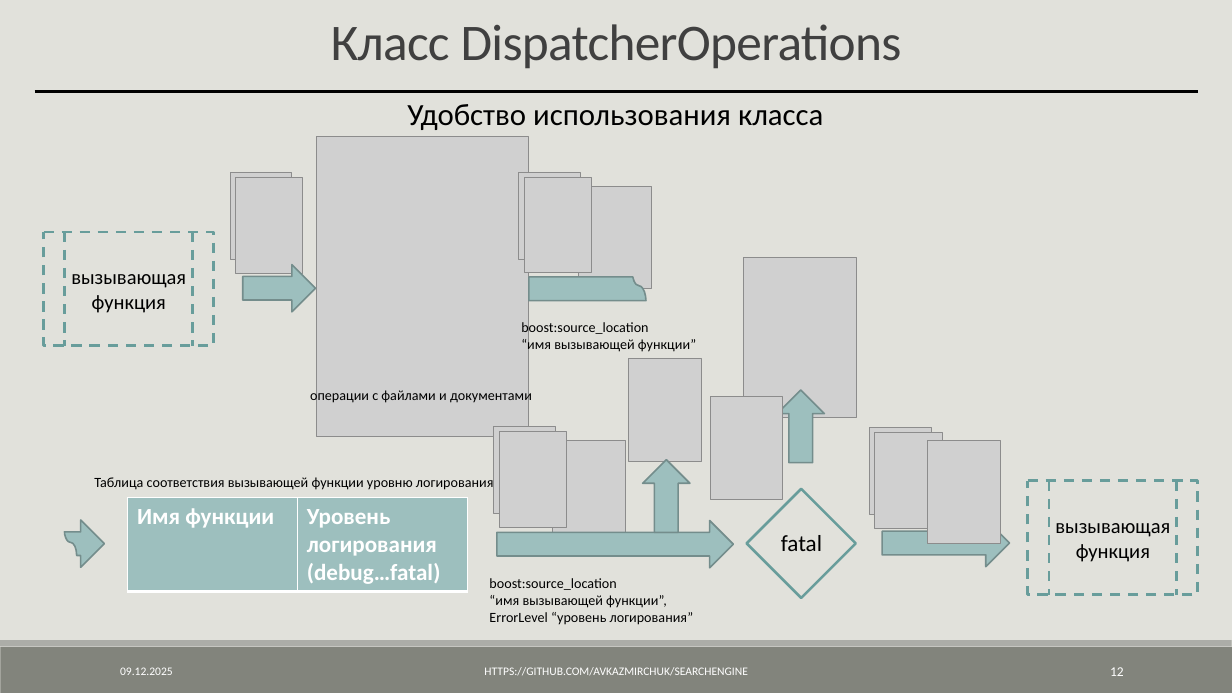
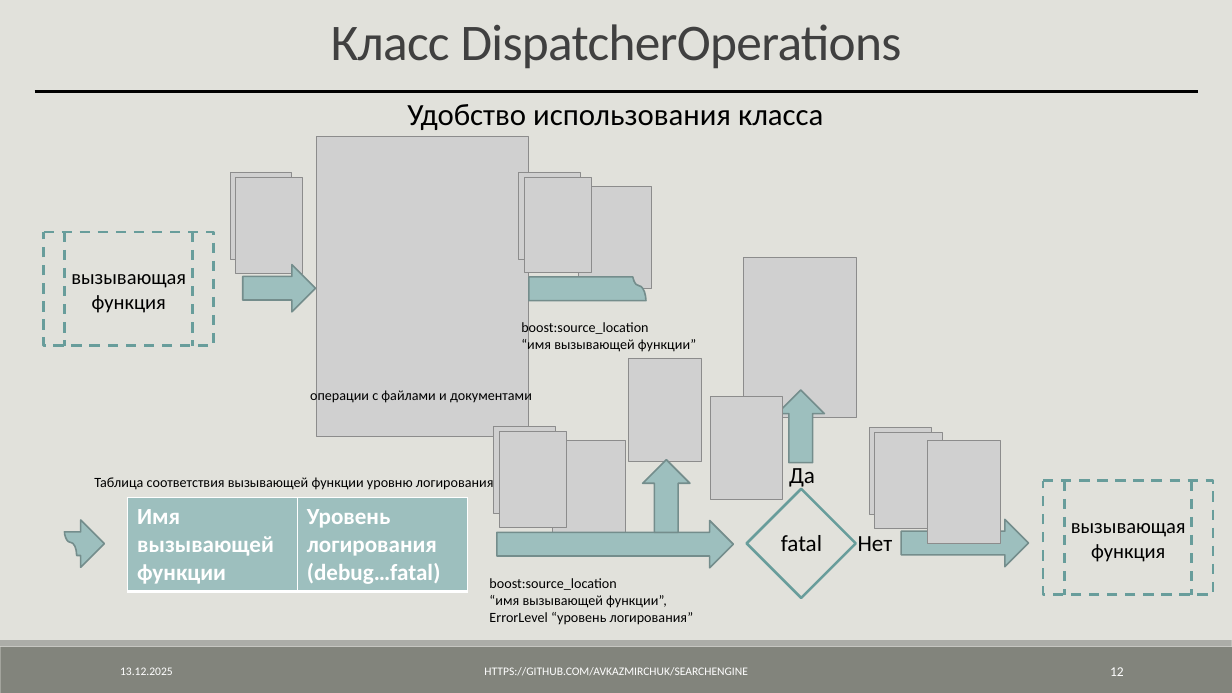
Before and after one commit to AVKazmirchuk/SearchEngine, a slide deck: slide 12 of presentation/защита.pptx. Drawn at 1232x693 pixels with LibreOffice and Linux fonts; fonts in the diff are those of the drawing; grey boxes stand for pictures. Boxes give left, top, right and bottom in pixels: in the first picture for what was removed or moved away, otherwise in the second. Text is boxed around its words. In the diff, an @@ line names an element or a change of style, - is before the commit and + after.

```diff
--- a/presentation/защита.pptx
+++ b/presentation/защита.pptx
@@ text added at (789, 468, 815, 490), 18 pt, text #000000 @@
+Да
@@ table at (128, 497, 468, 590) @@
-row 1, column 1: Имя функции
+row 1, column 1: Имя вызывающей функции
@@ flow chart predefined process: place and size @@
-flow chart predefined process at (1028, 481, 1198, 594)
+flow chart predefined process at (1043, 481, 1214, 594)
@@ text "вызывающая": place and size @@
-text "вызывающая" at (1055, 523, 1170, 562)
+text "вызывающая" at (1071, 523, 1186, 562)
@@ text added at (858, 536, 893, 551), 18 pt, text #000000 @@
+Нет
@@ right arrow: place and size @@
-right arrow at (883, 519, 1010, 567)
+right arrow at (901, 519, 1029, 567)
@@ text at (120, 667, 173, 675): text changed @@
-09.12.2025
+13.12.2025
```
Also in this commit, not shown: 25 other slides changed, 5 other files.
